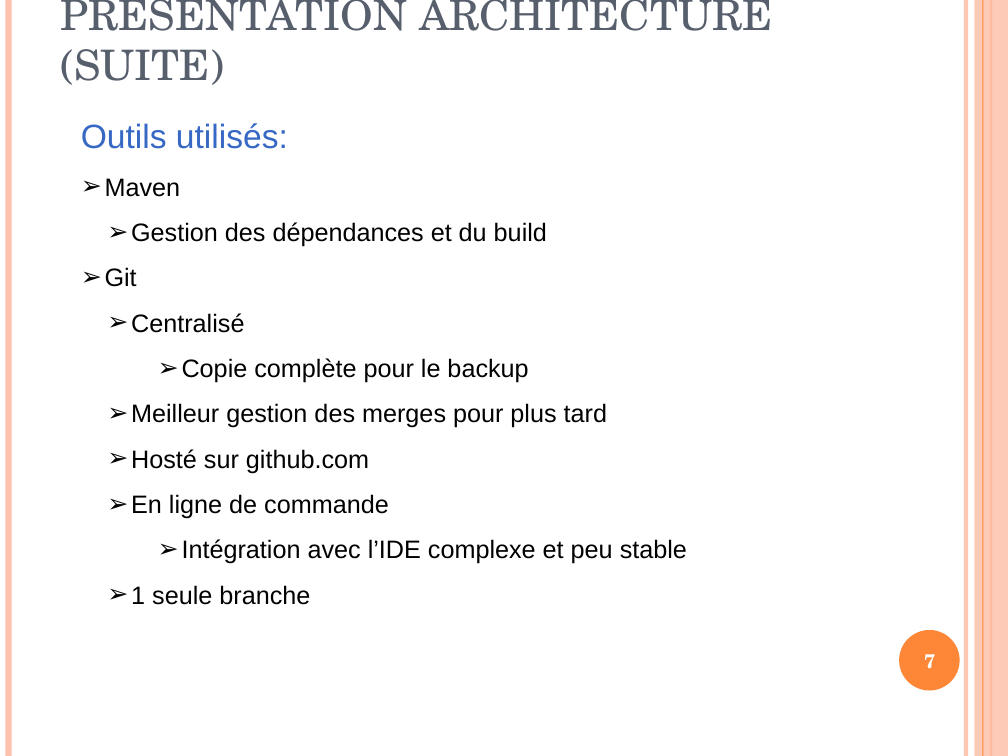
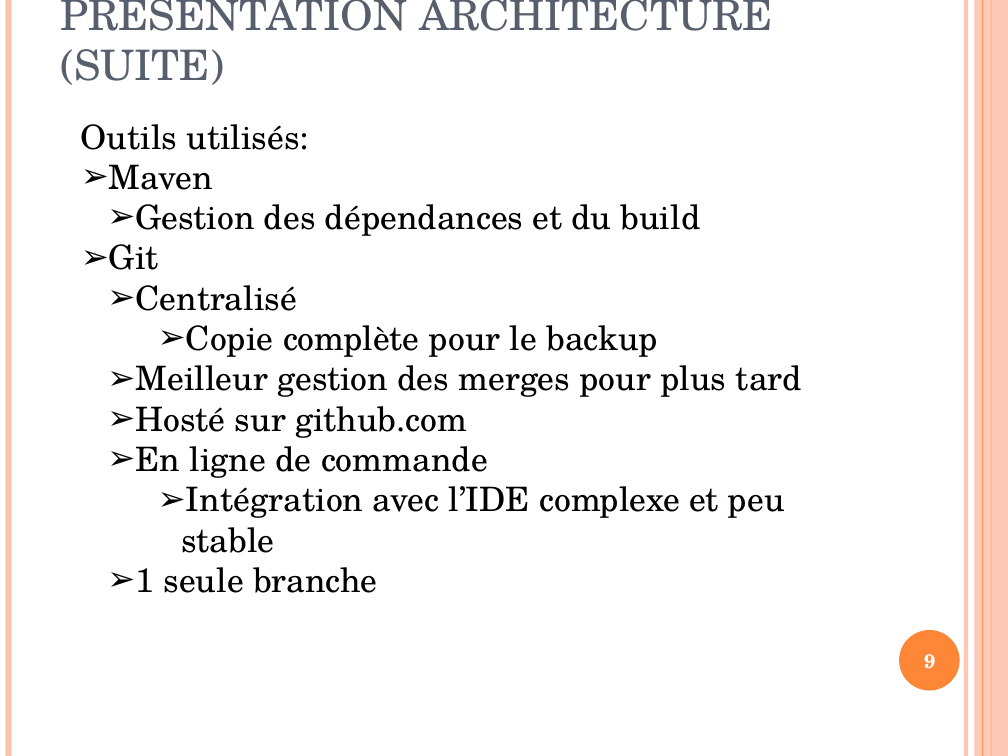
Before and after one commit to carlatgithub/jungleprod, a slide deck: slide 9 of SiteDeVenteEJungle_Carl.ppt (slide 7 before the commit). Drawn at 1008x756 pixels with LibreOffice and Linux fonts; fonts in the diff are those of the drawing. Boxes give left, top, right and bottom in pixels: in the first picture for what was removed or moved away, otherwise in the second. Text is boxed around its words. In the diff, an @@ line names an element or a change of style, - is before the commit and + after.

```diff
--- a/SiteDeVenteEJungle_Carl.ppt
+++ b/SiteDeVenteEJungle_Carl.ppt
@@ text "Outils utilisés:" at box(81, 124, 802, 593): font Arial to TeX Gyre Schola, size 18 to 24 pt; text colour #3668C4 to #000000 in "Outils utilisés:"; line spacing 1.5 to 1 @@
@@ page number at box(924, 654, 935, 669): text changed @@
-7
+9
```
Also in this commit, not shown: 6 other slides changed, 2 slides added.
